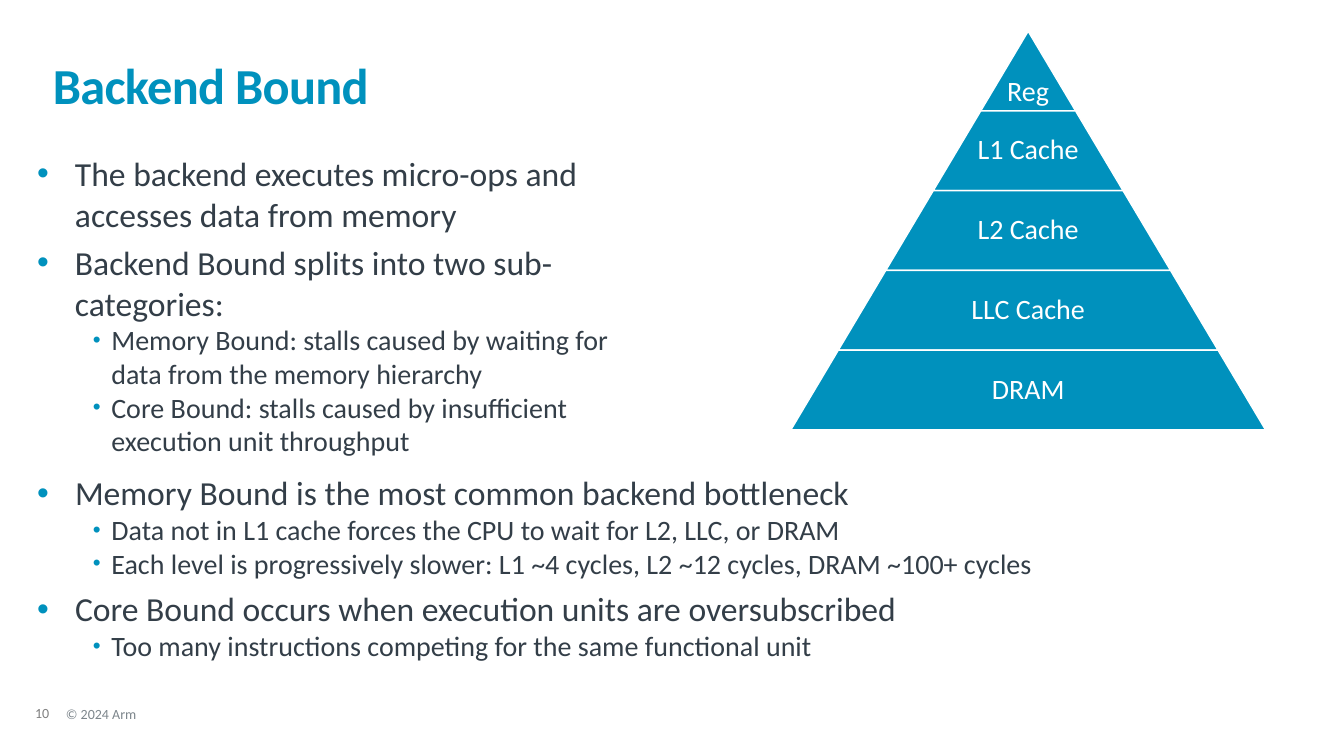
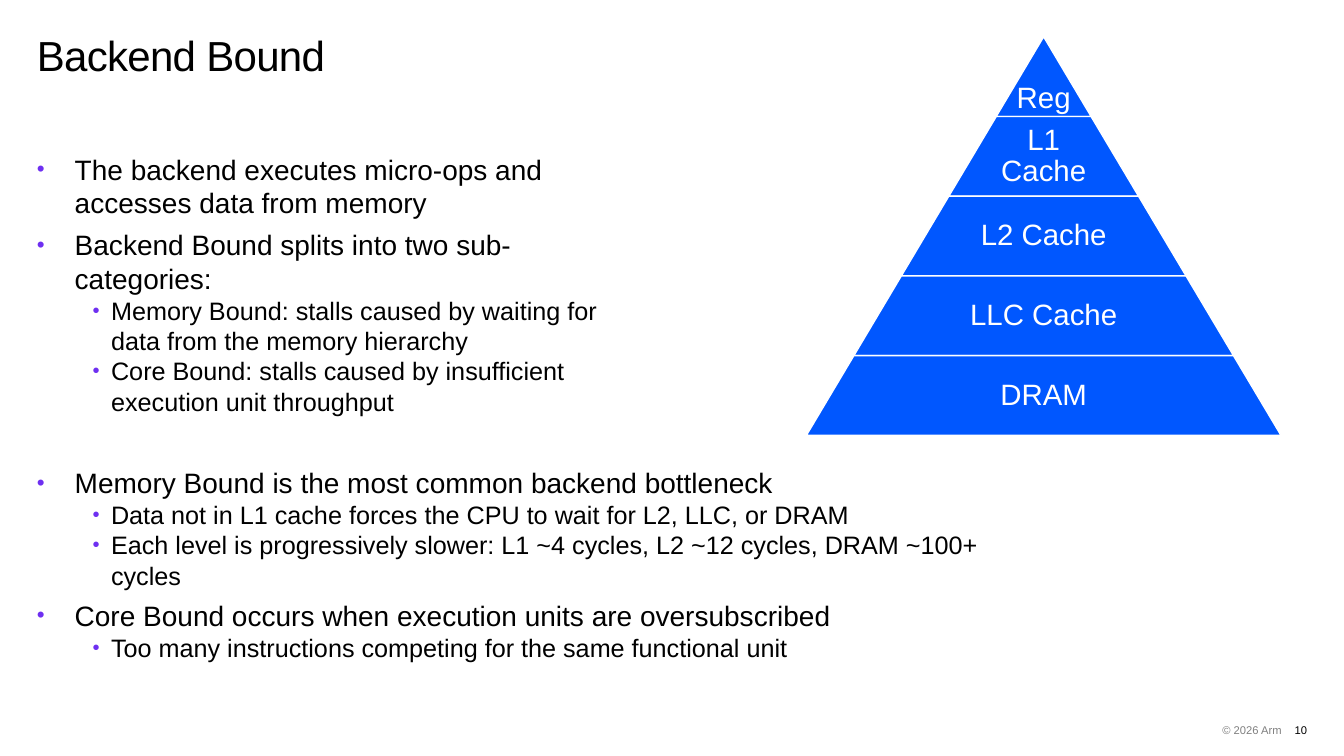
Before and after one commit to OliverGrainge/Arm-Total-Performance, a slide deck: slide 10 of slides.pptx. Drawn at 1344x756 pixels with LibreOffice and Linux fonts; fonts in the diff are those of the drawing; background and template pictures are left out. Boxes give left, top, right and bottom in pixels: in the first picture for what was removed or moved away, otherwise in the second. Text is boxed around its words. In the diff, an @@ line names an element or a change of style, - is before the commit and + after.

Commit message:
Updating slides with new 2026 format

```diff
--- a/slides.pptx
+++ b/slides.pptx
@@ title "Backend Bound": place and size @@
-title "Backend Bound" at <box>53,68,369,105</box>
+title "Backend Bound" at <box>37,40,325,72</box>
@@ title "Backend Bound" at <box>37,40,325,72</box>: size 36 to 30 pt, font Calibri to Arial, text colour #0091BD to #000000, bold off; vertical alignment middle to top @@
@@ text "The backend executes micro-ops and ..." at <box>75,159,596,416</box>: size 24 to 20 pt in "The backend executes micro-ops and accesses data ...", "Backend Bound splits into two sub-categories:"; font Calibri to Arial, text colour #333E48 to #000000; size 20 to 18 pt in "Memory Bound: stalls caused by waiting for ...", "Core Bound: stalls caused by insufficient execution ..."; bullet colour #0091BD to #6E2FF1 @@
@@ size 20 to 21 pt, font Calibri to Arial in 5 elements at <box>1017,87,1071,114</box>, <box>1001,129,1086,182</box>, <box>1000,384,1087,405</box>, <box>970,303,1117,326</box>, <box>981,223,1107,246</box> @@
@@ 5 trapezoids, 3 texts: place and size @@
-5 trapezoids, 3 texts at <box>791,31,1266,430</box>
+5 trapezoids, 3 texts at <box>807,36,1281,436</box>
@@ fill #0091BD to #0057FF in 5 elements at <box>996,36,1091,116</box>, <box>854,276,1234,356</box>, <box>949,117,1138,197</box>, <box>901,197,1186,276</box>, <box>807,356,1281,436</box> @@
@@ text "Memory Bound is the most ...": place and size @@
-text "Memory Bound is the most ..." at <box>75,481,1031,661</box>
+text "Memory Bound is the most ..." at <box>75,472,977,662</box>
@@ text "Memory Bound is the most ..." at <box>75,472,977,662</box>: size 24 to 20 pt in "Memory Bound is the most common backend ...", "Core Bound occurs when execution units are ..."; font Calibri to Arial, text colour #333E48 to #000000; size 20 to 18 pt in "Data not in L1 cache forces the ...", "Each level is progressively slower: L1 ~4 ...", "Too many instructions competing for the same ..."; bullet colour #0091BD to #6E2FF1 @@
@@ text removed at <box>81,710,136,719</box> @@
-© 2024 Arm
@@ text added at <box>1234,726,1282,734</box>, 8 pt, text #000000 at 50% opacity @@
+© 2026 Arm
@@ page number: place and size @@
-page number at <box>35,709,49,718</box>
+page number at <box>1295,726,1307,734</box>
@@ page number at <box>1295,726,1307,734</box>: size 10 to 8 pt, font Calibri to Arial, text colour #7F7F7F to #000000; alignment left to right @@
```
Also in this commit, not shown: 24 other slides changed, 73 slides added.
